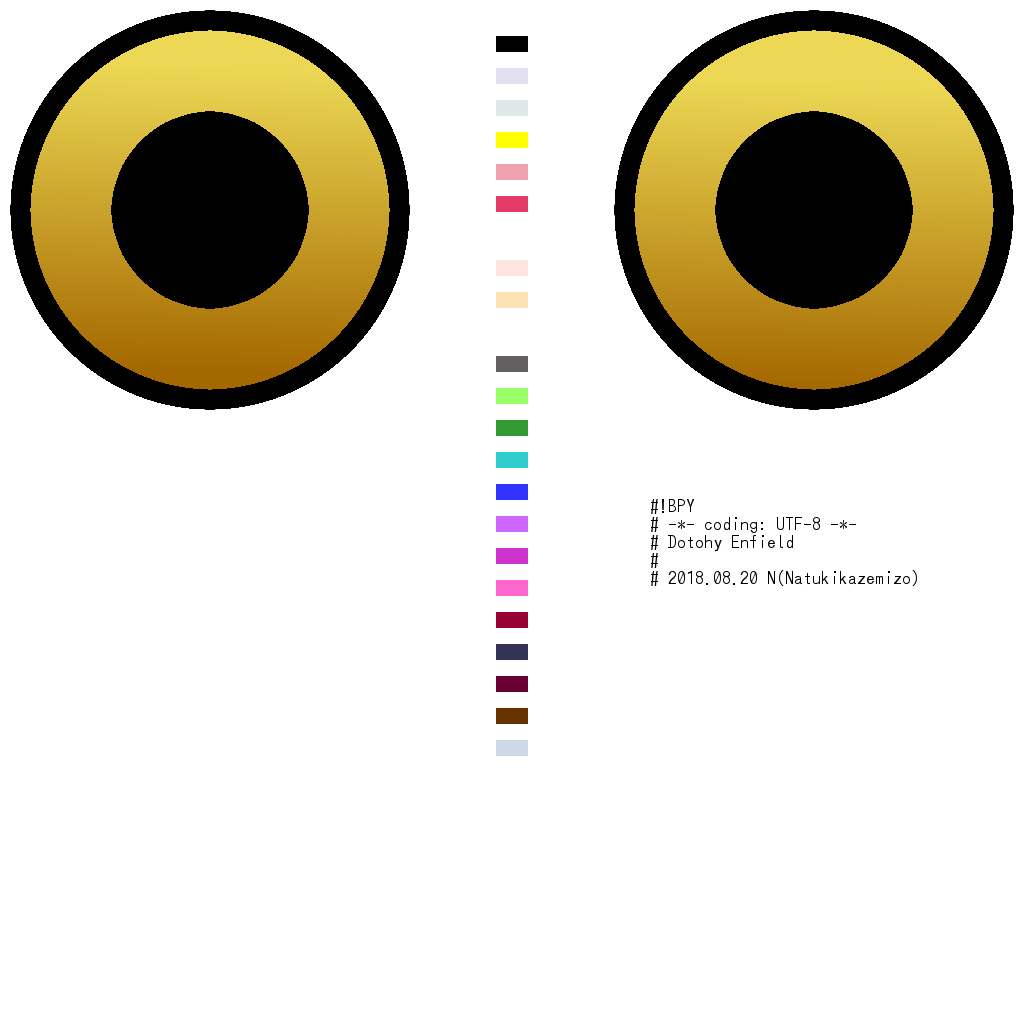
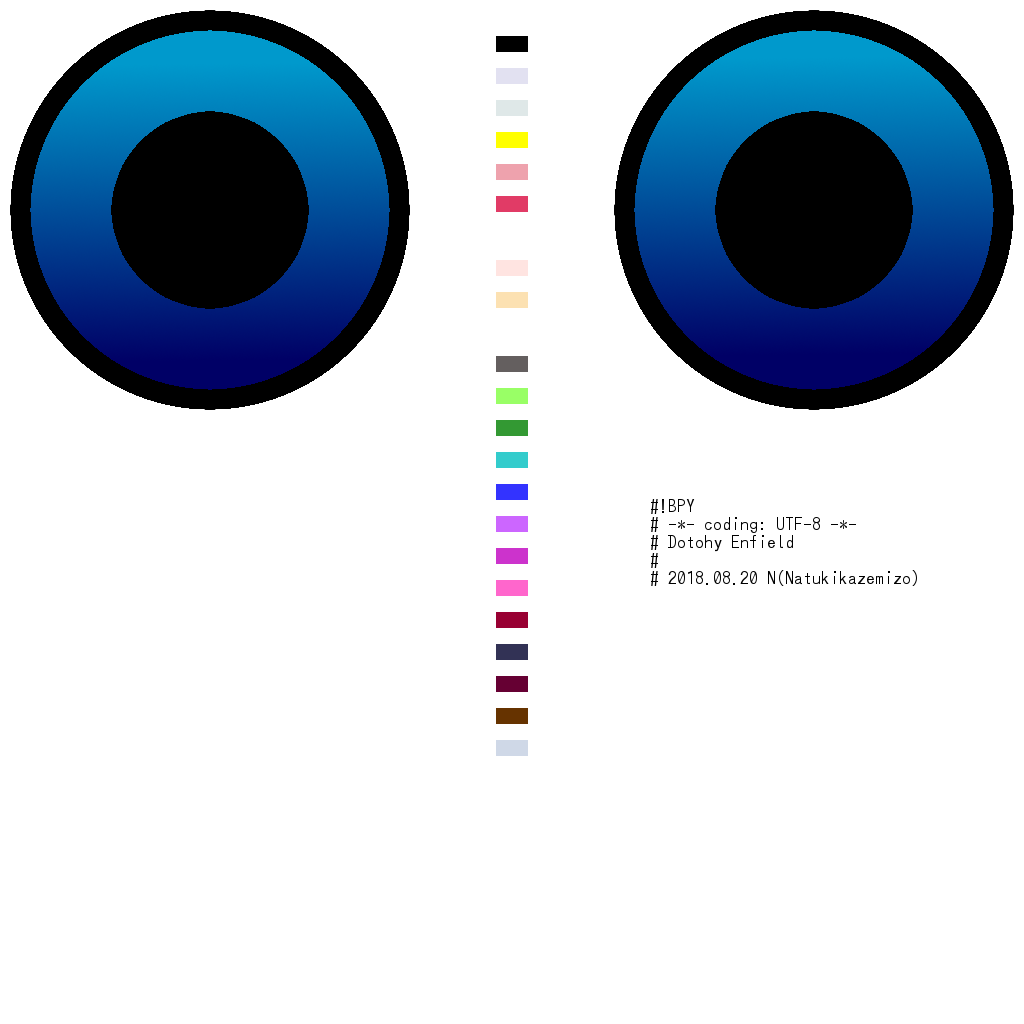
Layered file, before and after one edit (1024 x 1024). Changes by layer:
painted on "Eye #1" over [30, 30, 994, 390]
